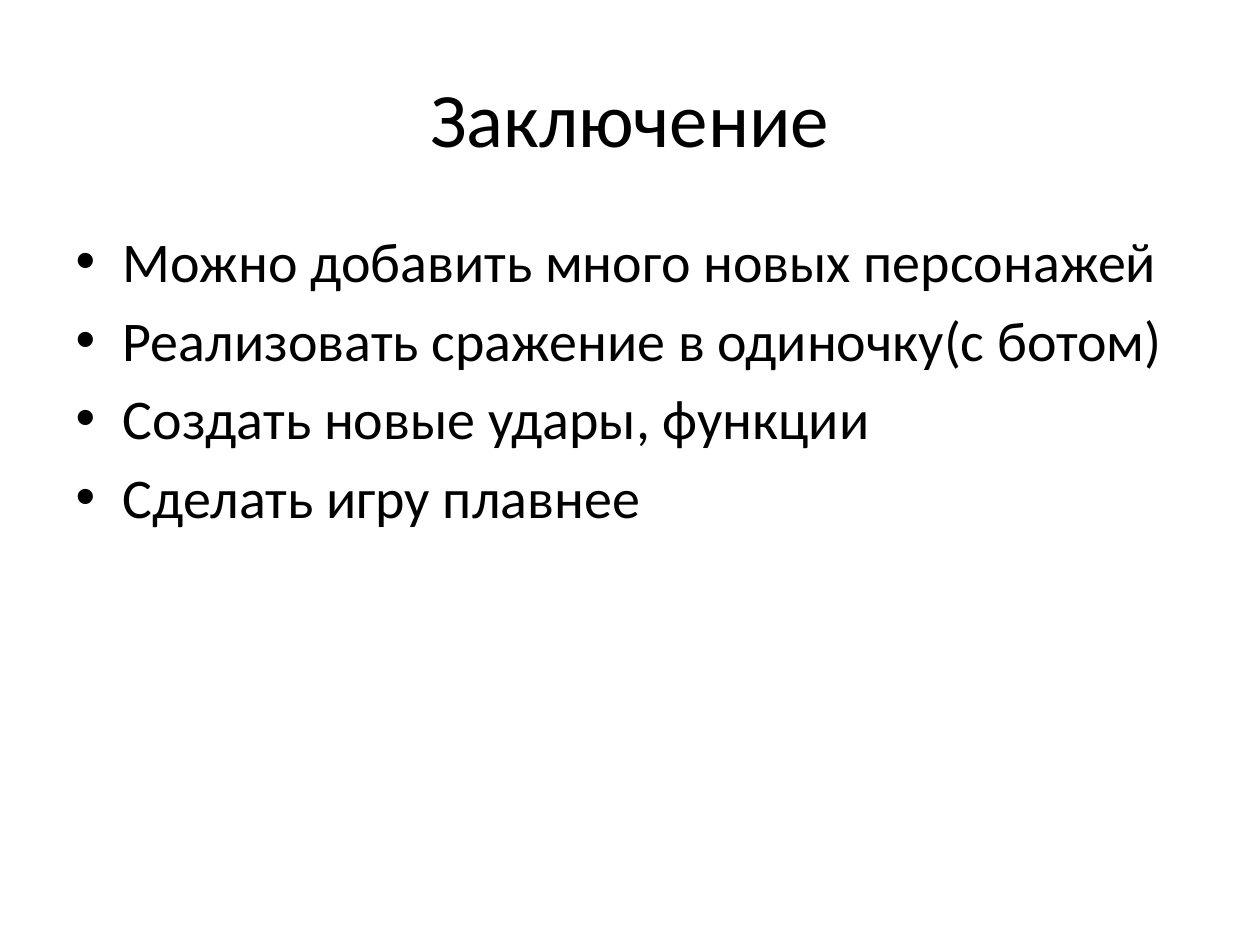
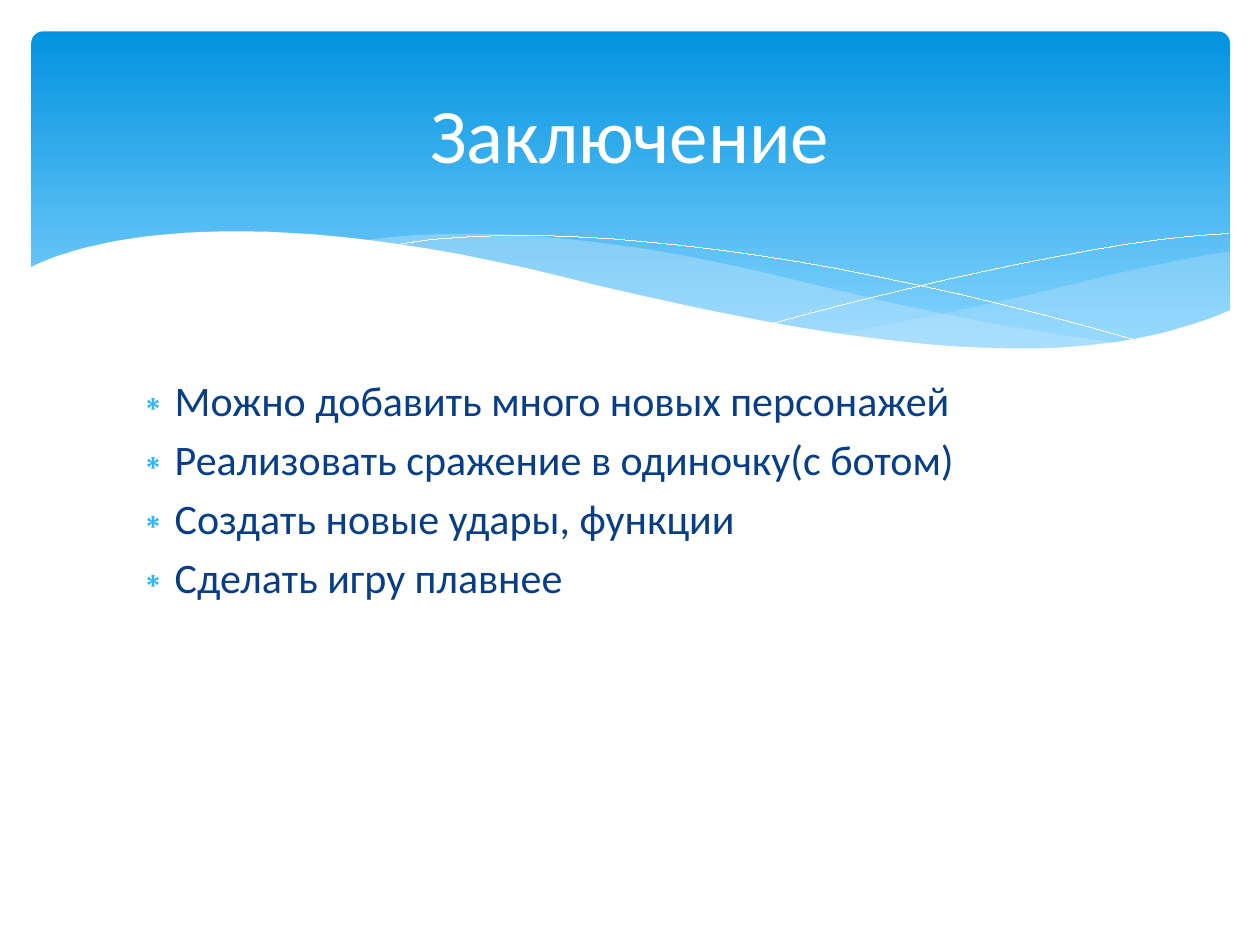
Before and after one commit to NikitaYandex/Project_pygame, a slide deck: slide 11 of Проект pygame.pptx. Drawn at 1260x945 pixels with LibreOffice and Linux fonts; fonts in the diff are those of the drawing. Boxes give left, top, right and bottom in pixels: in the first picture for what was removed or moved away, otherwise in the second. Text is boxed around its words. In the diff, an @@ line names an element or a change of style, - is before the commit and + after.

```diff
--- a/Проект pygame.pptx
+++ b/Проект pygame.pptx
@@ rounded rectangle added at [32,32,1230,372], fill gradient #0293E0 to #83D3FE @@
@@ title "Заключение": place and size @@
-title "Заключение" at [430,97,829,148]
+title "Заключение" at [430,113,829,164]
@@ title "Заключение" at [430,113,829,164]: text colour #000000 to #FFFFFF @@
@@ group added at [29,232,1231,415]: 5 freeform shapes @@
@@ text "Можно добавить много новых персонажей": place and size @@
-text "Можно добавить много новых персонажей" at [123,244,1161,528]
+text "Можно добавить много новых персонажей" at [175,387,953,600]
@@ text "Можно добавить много новых персонажей" at [175,387,953,600]: size 32 to 24 pt, text colour #000000 to #073E87; bullet • to ∗; less space between paragraphs @@
```
Also in this commit, not shown: 10 other slides changed, 1 other file.
